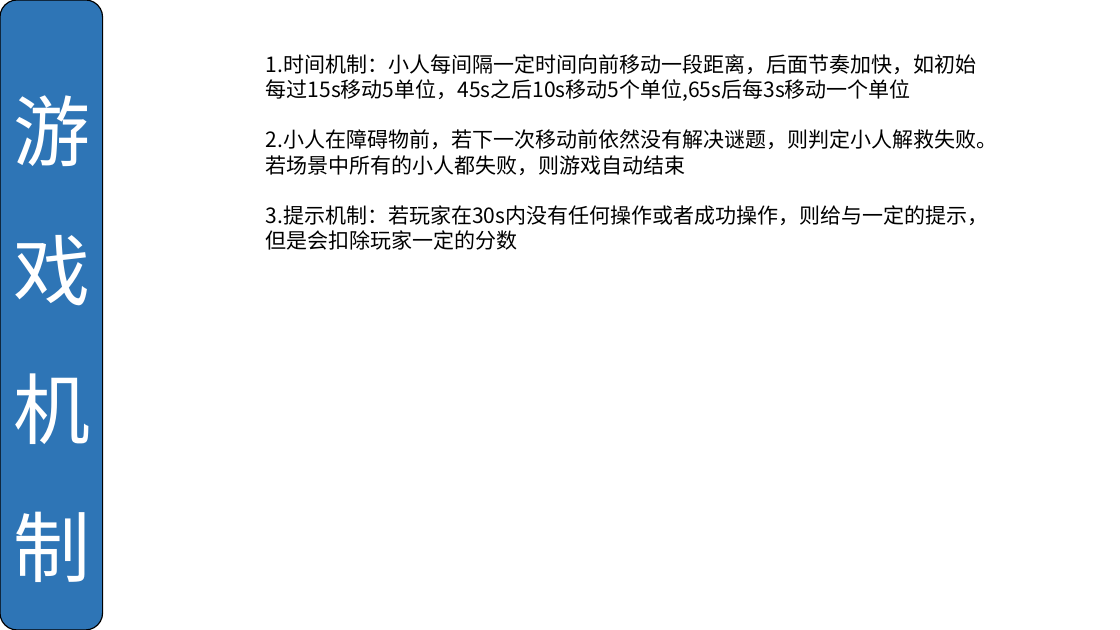
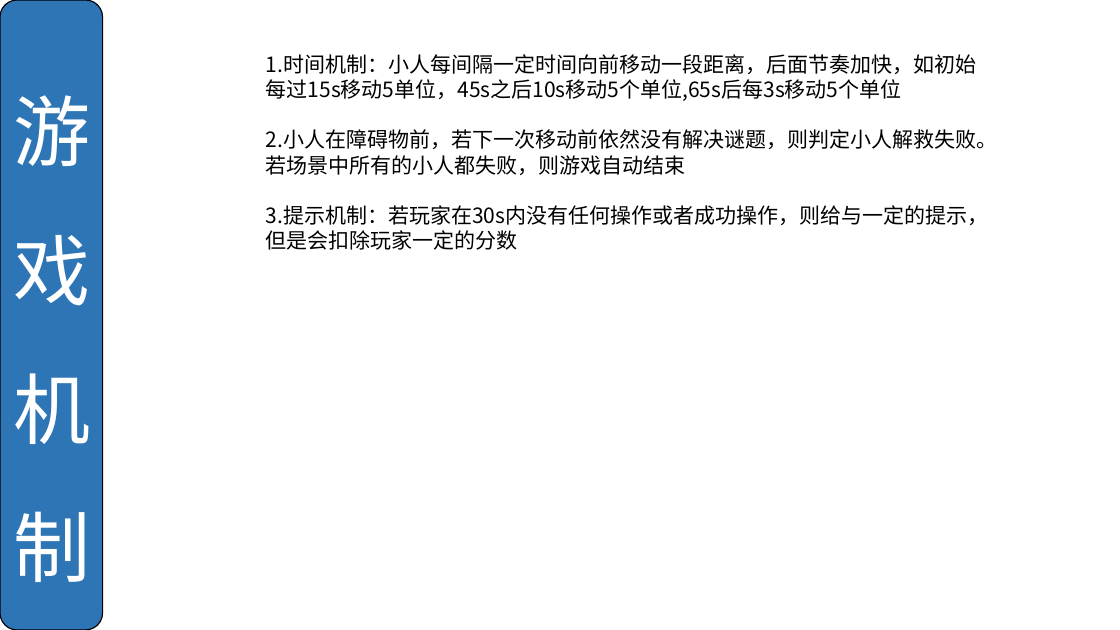
Before and after one commit to ThreePeopleGame/Death, a slide deck: slide 7 of Share/每周命题游戏设计/葛美玲/没有圆形的世界-沈-葛.pptx. Drawn at 1120x630 pixels with LibreOffice and Linux fonts; fonts in the diff are those of the drawing. Boxes give left, top, right and bottom in pixels: in the first picture for what was removed or moved away, otherwise in the second. Text is boxed around its words. In the diff, an @@ line names an element or a change of style, - is before the commit and + after.

```diff
--- a/Share/每周命题游戏设计/葛美玲/没有圆形的世界-沈-葛.pptx
+++ b/Share/每周命题游戏设计/葛美玲/没有圆形的世界-沈-葛.pptx
@@ text at <box>266,54,976,101</box>: text changed @@
-1.时间机制：小人每间隔一定时间向前移动一段距离，后面节奏加快，如初始每过15s移动5单位，45s之后10s移动5个单位,65s后每3s移动一个单位
+1.时间机制：小人每间隔一定时间向前移动一段距离，后面节奏加快，如初始每过15s移动5单位，45s之后10s移动5个单位,65s后每3s移动5个单位
```
Also in this commit, not shown: 1 other file.
